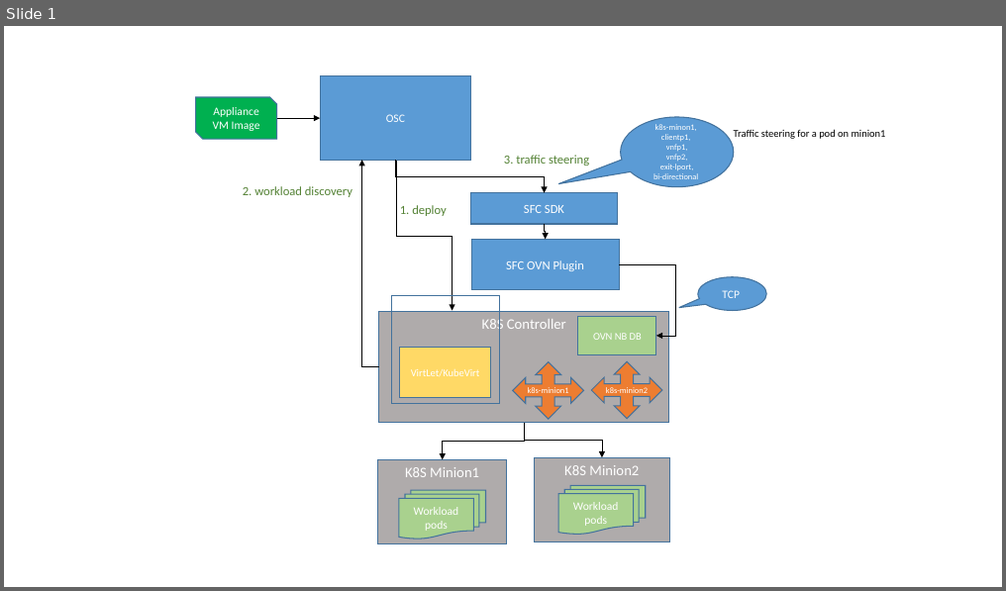
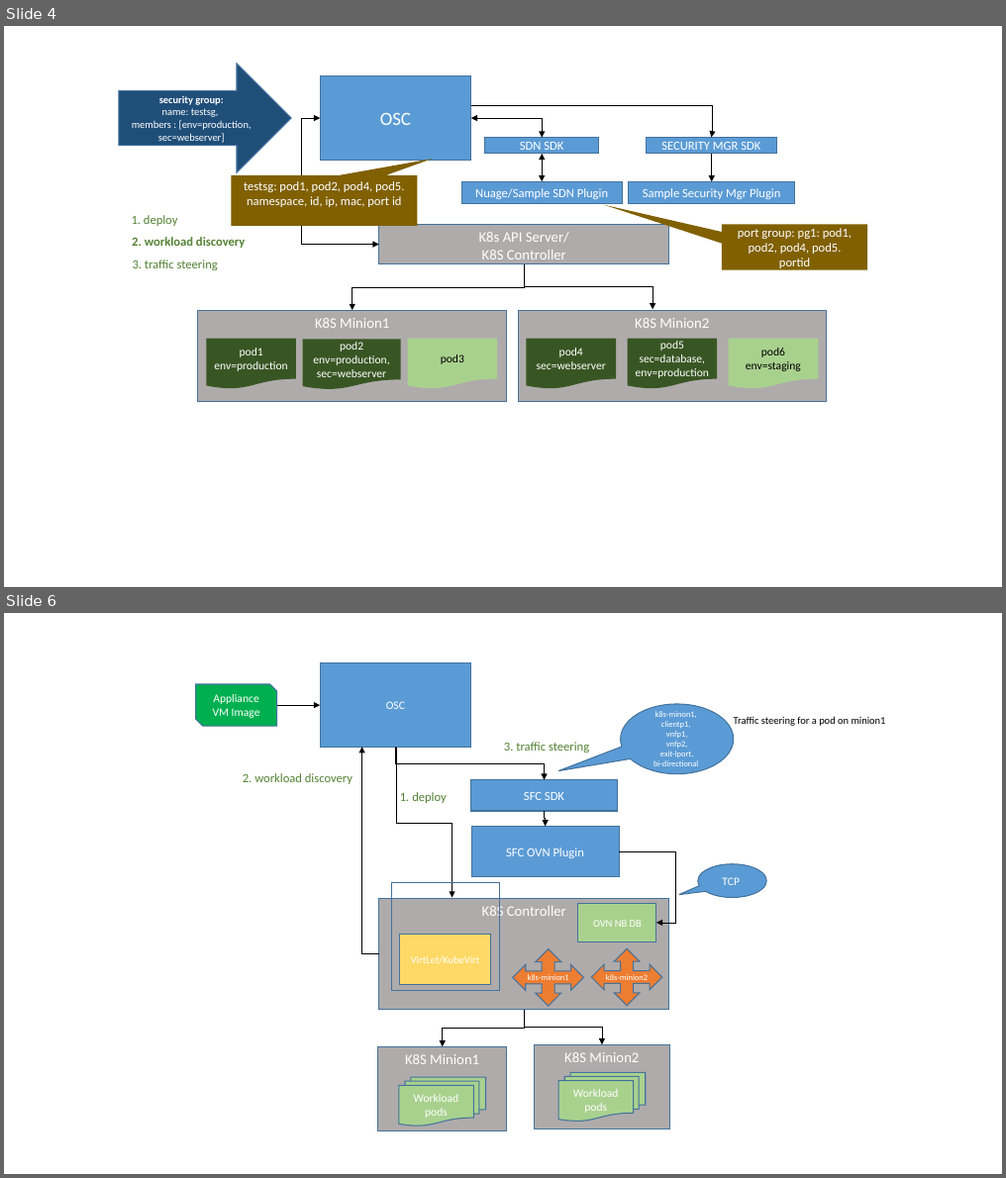
Before and after one commit to opensecuritycontroller/community, a slide deck: designs/containers/diagrams/container_flows.pptx. Shown one above the other, each under a label of ours: slide 1 before the commit, slides 4 and 6 after it; the slides between them are not shown. The pictures are 1006x591 and 1006x1178 pixels, drawn with LibreOffice and Linux fonts; fonts in the diff are those of the drawing. Boxes give left, top, right and bottom in pixels: in the first picture for what was removed or moved away, otherwise in the second. Text is boxed around its words. In the diff, an @@ line names an element or a change of style, - is before the commit and + after.

```diff
--- a/designs/containers/diagrams/container_flows.pptx
+++ b/designs/containers/diagrams/container_flows.pptx
@@ slide 4 added at <box>4,26,1002,587</box>, background #FFFFFF @@
@@ right arrow added at <box>119,64,291,173</box>, fill #1F4E79, outline #43739E 1 pt, 10 pt, text #FFFFFF @@
+security group:
+name: testsg,
+members : [env=production, sec=webserver]
@@ rectangle added at <box>320,76,471,160</box>, fill #5B9BD5, outline #43739E 1 pt, 18 pt, text #FFFFFF @@
+OSC
@@ elbow arrow added from (471, 106) to (712, 138), #000000 0.5 pt @@
@@ elbow double arrow added from (320, 118) to (379, 245), #000000 0.5 pt @@
@@ elbow double arrow added from (471, 118) to (543, 138), #000000 0.5 pt @@
@@ rectangle added at <box>485,138,599,154</box>, fill #5B9BD5, outline #43739E 1 pt, 12 pt, text #FFFFFF @@
+SDN SDK
@@ rectangle added at <box>647,138,776,154</box>, fill #5B9BD5, outline #43739E 1 pt, 12 pt, text #FFFFFF @@
+SECURITY MGR SDK
@@ elbow double arrow added from (543, 154) to (543, 181), #000000 0.5 pt @@
@@ elbow arrow added from (712, 154) to (712, 181), #000000 0.5 pt @@
@@ speech box added at <box>231,174,417,225</box>, fill #806000, 12 pt, text #FFFFFF @@
+testsg: pod1, pod2, pod4, pod5.
+namespace, id, ip, mac, port id
@@ rectangle added at <box>462,181,623,203</box>, fill #5B9BD5, outline #43739E 1 pt, 12 pt, text #FFFFFF @@
+Nuage/Sample SDN Plugin
@@ rectangle added at <box>629,181,795,203</box>, fill #5B9BD5, outline #43739E 1 pt, 12 pt, text #FFFFFF @@
+Sample Security Mgr Plugin
@@ text added at <box>132,215,178,226</box>, 12 pt, text #548235 @@
+1. deploy
@@ rectangle added at <box>379,224,669,265</box>, fill #AFABAB, outline #43739E 1 pt, 14 pt, text #FFFFFF @@
+K8s API Server/
+K8S Controller
@@ speech box added at <box>722,224,868,271</box>, fill #806000, 12 pt, text #FFFFFF @@
+port group: pg1: pod1, pod2, pod4, pod5.
+portid
@@ text added at <box>132,237,245,248</box>, 12 pt, text #548235, bold @@
+2. workload discovery
@@ text added at <box>133,260,218,271</box>, 12 pt, text #548235 @@
+3. traffic steering
@@ elbow arrow added from (525, 265) to (352, 310), #000000 0.5 pt @@
@@ elbow arrow added from (525, 265) to (653, 310), #000000 0.5 pt @@
@@ rectangle added at <box>198,310,506,402</box>, fill #AFABAB, outline #43739E 1 pt, 14 pt, text #FFFFFF @@
+K8S Minion1
@@ rectangle added at <box>519,310,827,402</box>, fill #AFABAB, outline #43739E 1 pt, 14 pt, text #FFFFFF @@
+K8S Minion2
@@ flow chart document added at <box>206,339,296,390</box>, fill #385723, 11 pt, text #FFFFFF @@
+pod1
+env=production
@@ flow chart document added at <box>303,340,401,390</box>, fill #385723, 11 pt, text #FFFFFF @@
+pod2
+env=production,
+sec=webserver
@@ flow chart document added at <box>408,339,497,390</box>, fill #A9D18E, 11 pt, text #000000 @@
+pod3
@@ flow chart document added at <box>527,339,617,390</box>, fill #385723, 11 pt, text #FFFFFF @@
+pod4
+sec=webserver
@@ flow chart document added at <box>628,339,718,390</box>, fill #385723, 11 pt, text #FFFFFF @@
+pod5
+sec=database,
+env=production
@@ flow chart document added at <box>729,339,819,390</box>, fill #A9D18E, 11 pt, text #000000 @@
+pod6
+env=staging
@@ what was slide 1 is now slide 6 @@
```
Also in this commit, not shown: 4 other slides added, 7 other files.
